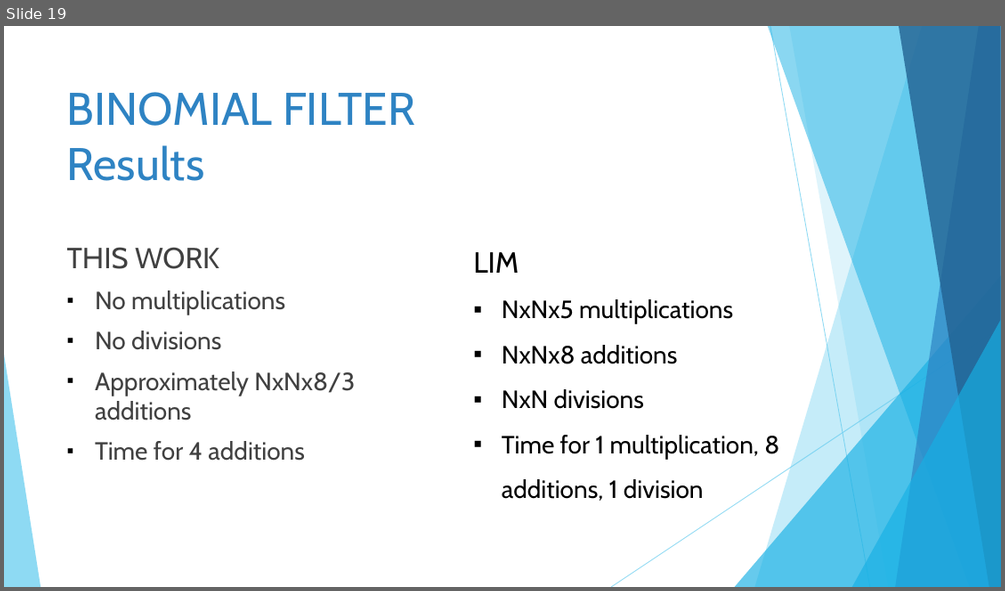
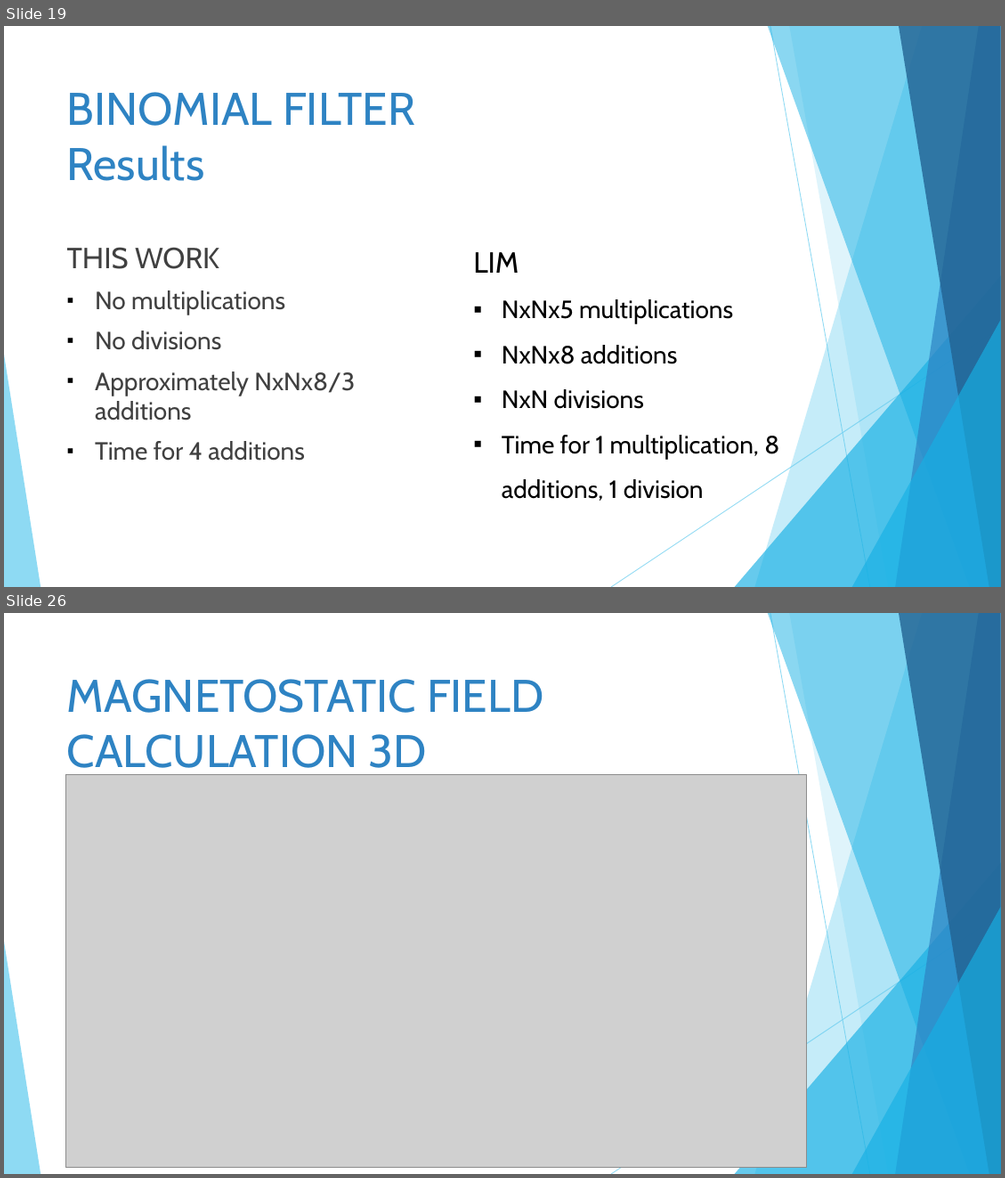
Before and after one commit to GinaJ/Algorithm_Implementations, a slide deck: power_point/Algorithms Parallelization in ASIC Design.pptx. Shown one above the other, each under a label of ours: slide 19 before the commit, slides 19 and 26 after it; the slides between them are not shown. The pictures are 1005x591 and 1005x1178 pixels, drawn with LibreOffice and Linux fonts; fonts in the diff are those of the drawing; grey boxes stand for pictures. Boxes give left, top, right and bottom in pixels: in the first picture for what was removed or moved away, otherwise in the second. Text is boxed around its words. In the diff, an @@ line names an element or a change of style, - is before the commit and + after.

```diff
--- a/power_point/Algorithms Parallelization in ASIC Design.pptx
+++ b/power_point/Algorithms Parallelization in ASIC Design.pptx
@@ slide 26 added at <box>4,613,1001,1174</box>, background #FFFFFF; not listed: 10 template elements that a slide beside it also shows @@
@@ title added at <box>67,679,543,777</box>, 44 pt, text #2E83C3 @@
+MAGNETOSTATIC FIELD
+CALCULATION 3D
@@ picture added at <box>66,774,807,1167</box> @@
```
Also in this commit, not shown: 1 slide changed, 6 other slides added, 24 other files.
